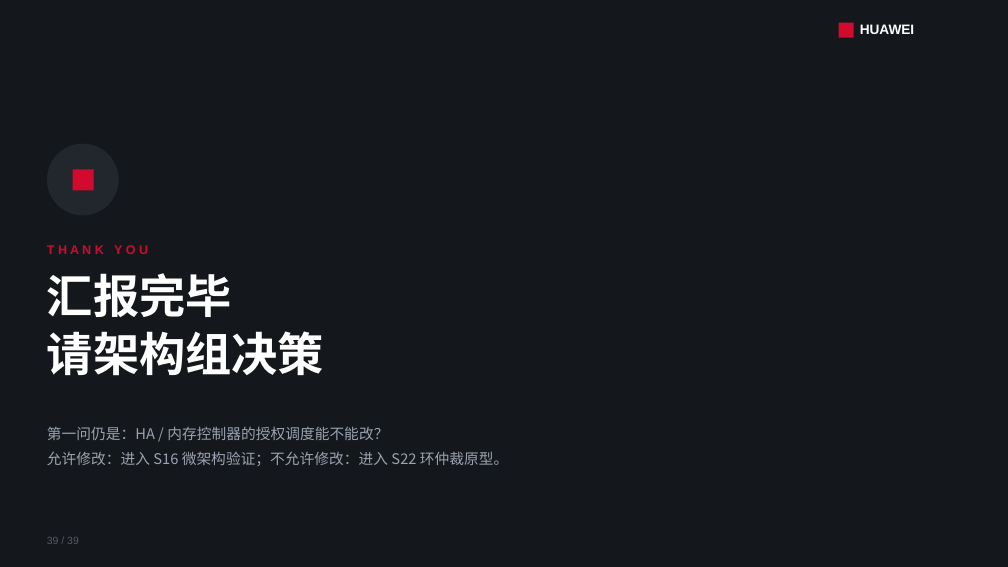
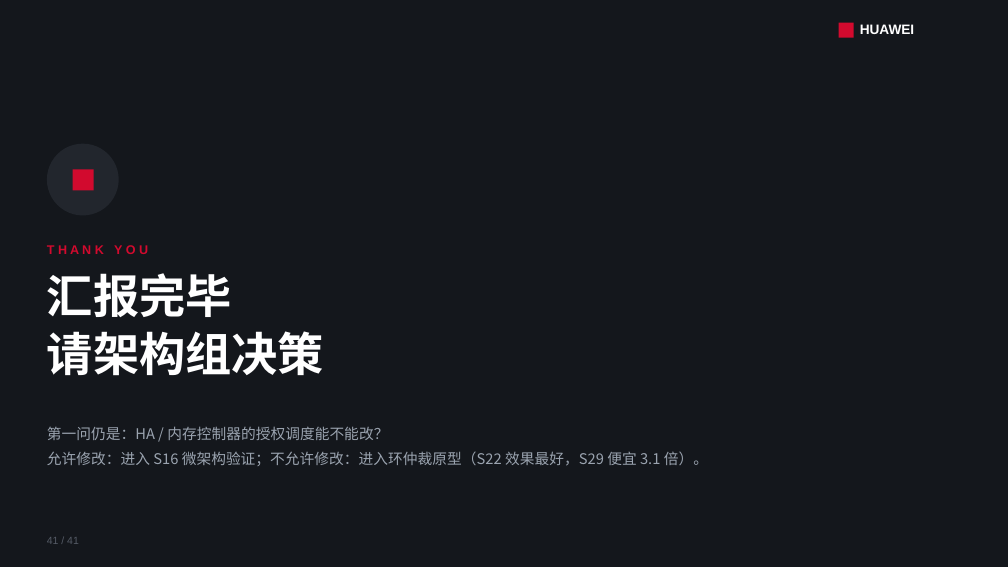
Before and after one commit to lukebest/booksim2, a slide deck: slide 41 of ppt/ring2-write-fairness.pptx (slide 39 before the commit). Drawn at 1008x567 pixels with LibreOffice and Linux fonts; fonts in the diff are those of the drawing. Boxes give left, top, right and bottom in pixels: in the first picture for what was removed or moved away, otherwise in the second. Text is boxed around its words. In the diff, an @@ line names an element or a change of style, - is before the commit and + after.

```diff
--- a/ppt/ring2-write-fairness.pptx
+++ b/ppt/ring2-write-fairness.pptx
@@ text at [47,451,708,466]: text changed @@
-允许修改：进入 S16 微架构验证；不允许修改：进入 S22 环仲裁原型。
+允许修改：进入 S16 微架构验证；不允许修改：进入环仲裁原型（S22 效果最好，S29 便宜 3.1 倍）。
@@ text at [47,537,79,544]: text changed @@
-39 / 39
+41 / 41
```
Also in this commit, not shown: 37 other slides changed, 2 slides added, 10 other files.
